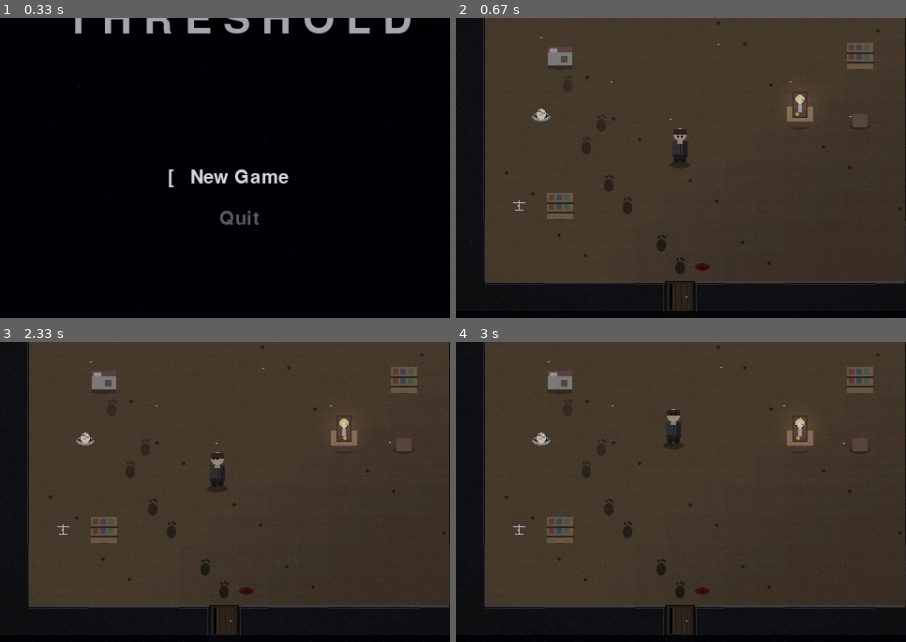
Above: before the commit, frames 1-4 (two rows, left to right).
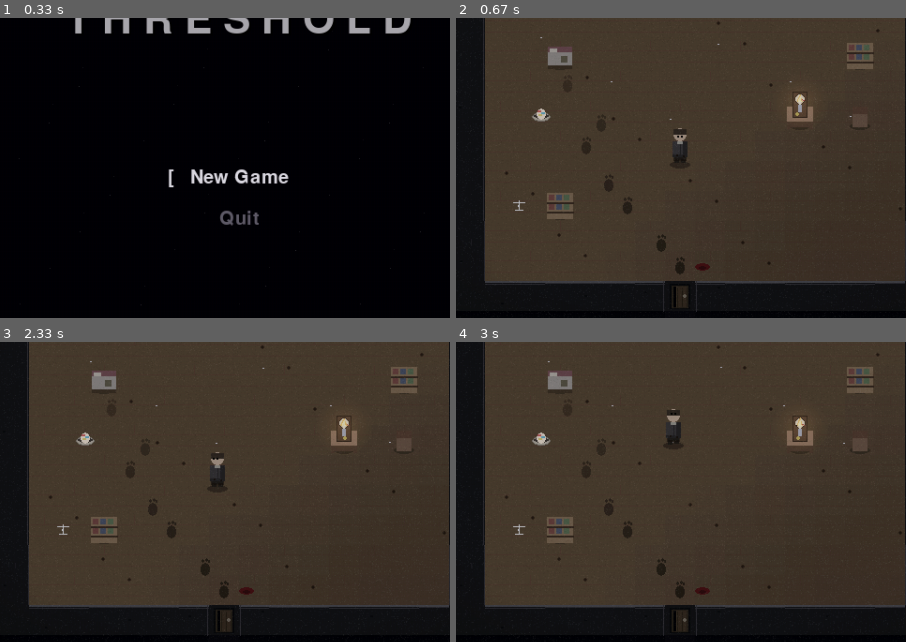
Above: after the commit, the same moments.

Repository: AV-ASU/Threshold
Game: pygame game, started from main.py
Same seed, same stepped clock (60 frames per second), same inputs: the game is played once before the commit and once after it.
Inputs:
- Up to frame 1 (0.33 s): no input
- Up to frame 2 (0.67 s): tap Enter at 0.33 s
- Up to frame 3 (2.33 s): type "ann" at 0.67 s; tap Enter at 1, 1.68, 2.23 s; tap Space at 1.22 s; type "a" at 1.55 s; type "r" at 2.1 s
- Up to frame 4 (3 s): hold Up from 2.65 s (still down)
The pictures show only the part of the screen within x 23-73%, y 31-81%; the shares and areas given below are measured in that part.

Frame 1 is identical in both runs. In frame 2, 0.2% of the frame differs, in the area x 48-53%, y 88-98%; in frame 3, 0.2%; in frame 4, 0.2%.

Commit message:
Door reads as an opening cut into the wall, not a floating box
The slab used to fill ~90% of the tile in brown, so even set in a wall
it read as a panel plugging a hole. The tile now fills with wall-dark
(matching the mass) so the door is flush on every side, with a deep
jamb shadow and a smaller plank slab set back in the recess. Reads as
an opening cut into the building, verified in-context against the
black-wall mass.

https://claude.ai/code/session_01GnCXFzCMyWzZvE9Lo4WQ4P

Diff:
--- a/scenes/base.py
+++ b/scenes/base.py
@@ -383,22 +383,24 @@
         pygame.draw.circle(surf, (10, 10, 14), (rx + 22, ry + 12), 4)
         pygame.draw.rect(surf, (10, 10, 14), (rx + 6, ry + 18, 20, 10))
     elif kind == "door":
-        # A door set into the wall: dark recessed frame, a heavy plank
-        # slab hung a crack ajar onto pure black. The gap reads before
-        # you know why -- no door in Brimley is ever properly shut.
-        pygame.draw.rect(surf, (14, 12, 16), (rx, ry, TILE, TILE))       # recess
-        pygame.draw.rect(surf, (46, 34, 22), (rx + 2, ry + 1, 28, 31))   # frame
-        pygame.draw.rect(surf, (58, 43, 27), (rx + 5, ry + 3, 22, 28))   # slab
-        for sx in (11, 17, 23):                                          # planks
-            pygame.draw.line(surf, (38, 27, 16),
-                             (rx + sx, ry + 4), (rx + sx, ry + 30), 1)
+        # An opening CUT INTO the wall, not a panel on top of it. The
+        # tile fills with wall-dark (matching the mass) so the door is
+        # flush with the wall on every side; a heavy plank slab sits
+        # set-back in the recess, hung a crack ajar onto black. The dark
+        # margin is what keeps it from reading as a floating brown box.
+        pygame.draw.rect(surf, (18, 17, 22), (rx, ry, TILE, TILE))       # recess = wall
+        pygame.draw.rect(surf, (8, 7, 11), (rx + 5, ry + 3, 22, 27))     # deep jamb shadow
+        pygame.draw.rect(surf, (44, 32, 21), (rx + 7, ry + 5, 18, 24))   # frame
+        pygame.draw.rect(surf, (57, 42, 26), (rx + 9, ry + 6, 14, 22))   # slab, inset
+        for sx in (13, 18):                                             # planks
+            pygame.draw.line(surf, (37, 26, 15),
+                             (rx + sx, ry + 7), (rx + sx, ry + 27), 1)
         # Ajar gap -- a real slice of black down the hinge edge.
-        pygame.draw.rect(surf, (3, 2, 5), (rx + 5, ry + 3, 3, 28))
-        pygame.draw.line(surf, (74, 56, 34), (rx + 8, ry + 3),
-                         (rx + 8, ry + 30), 1)                           # lit jamb
+        pygame.draw.rect(surf, (3, 2, 5), (rx + 9, ry + 6, 3, 22))
+        pygame.draw.line(surf, (70, 53, 32), (rx + 12, ry + 6),
+                         (rx + 12, ry + 27), 1)                          # lit jamb
         # Dim iron knob (no bright brass to draw the eye).
-        pygame.draw.circle(surf, (118, 108, 92), (rx + 23, ry + 17), 2)
-        pygame.draw.circle(surf, (52, 46, 38), (rx + 23, ry + 17), 2, 1)
+        pygame.draw.circle(surf, (112, 102, 88), (rx + 21, ry + 16), 2)
     elif kind == "ladder_down":
         # Round-7 redraw: cellar HATCH (was a ladder visual). A square
         # wood box flush to the ground, two horizontal plank seams, and
